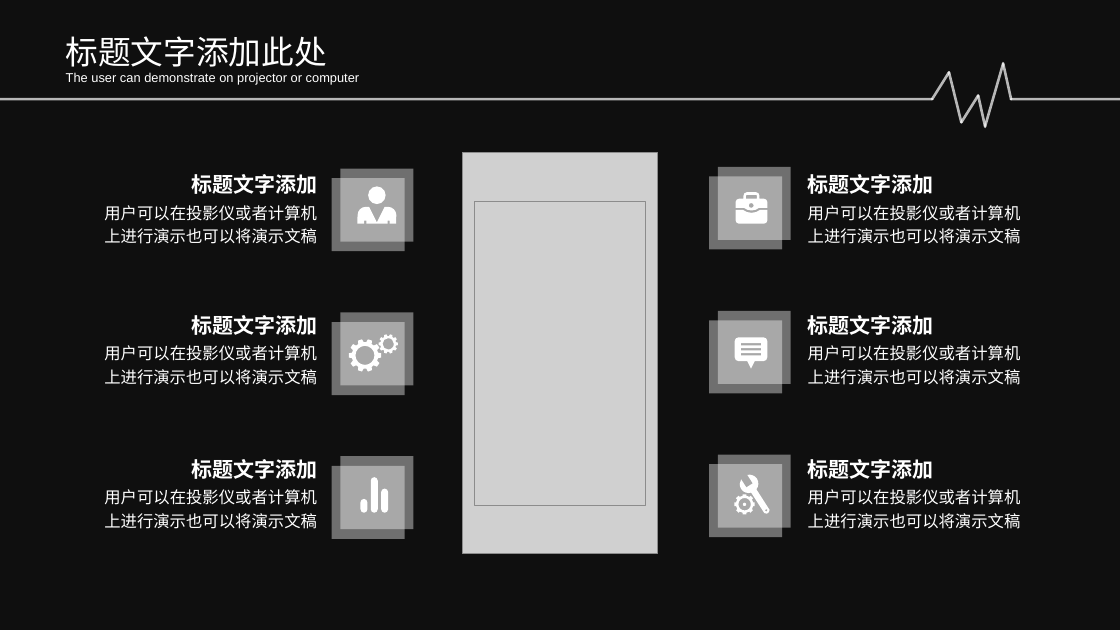
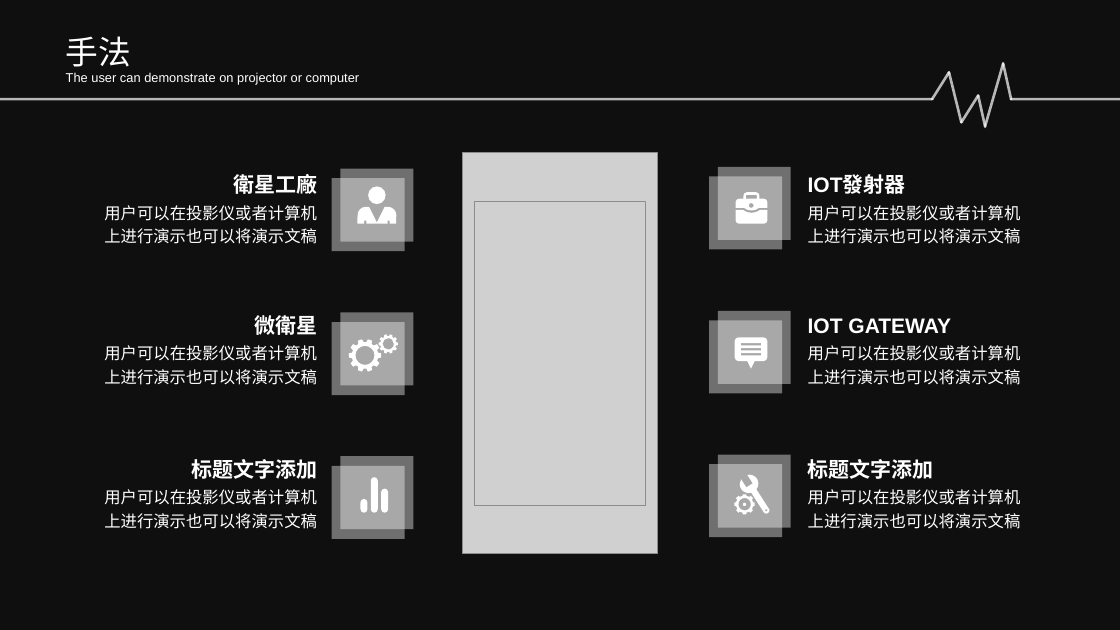
Before and after one commit to Sikako/hackthon, a slide deck: slide 6 of bigdata.pptx. Drawn at 1120x630 pixels with LibreOffice and Linux fonts; fonts in the diff are those of the drawing; grey boxes stand for pictures; background and template pictures are left out; a plain dark background stands for a picture behind light text. Boxes give left, top, right and bottom in pixels: in the first picture for what was removed or moved away, otherwise in the second. Text is boxed around its words. In the diff, an @@ line names an element or a change of style, - is before the commit and + after.

Commit message:
手法 衛星工廠 ..

```diff
--- a/bigdata.pptx
+++ b/bigdata.pptx
@@ text at (66,36,131,73): text changed @@
-标题文字添加此处
+手法
@@ text at (233,174,317,194): text changed @@
-标题文字添加
+衛星工廠
@@ text at (808,176,906,194): text changed @@
-标题文字添加
+IOT發射器
@@ text at (254,312,317,338): text changed @@
-标题文字添加
+微衛星
@@ text at (808,318,951,334): text changed @@
-标题文字添加
+IOT GATEWAY
```
Also in this commit, not shown: 3 other slides changed.
